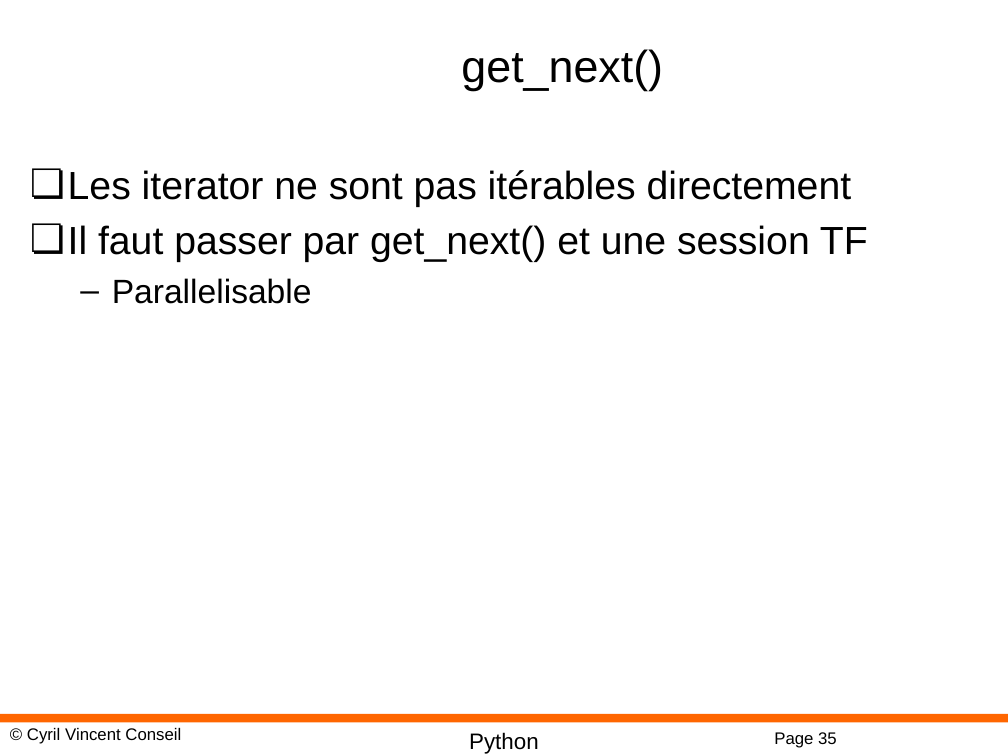
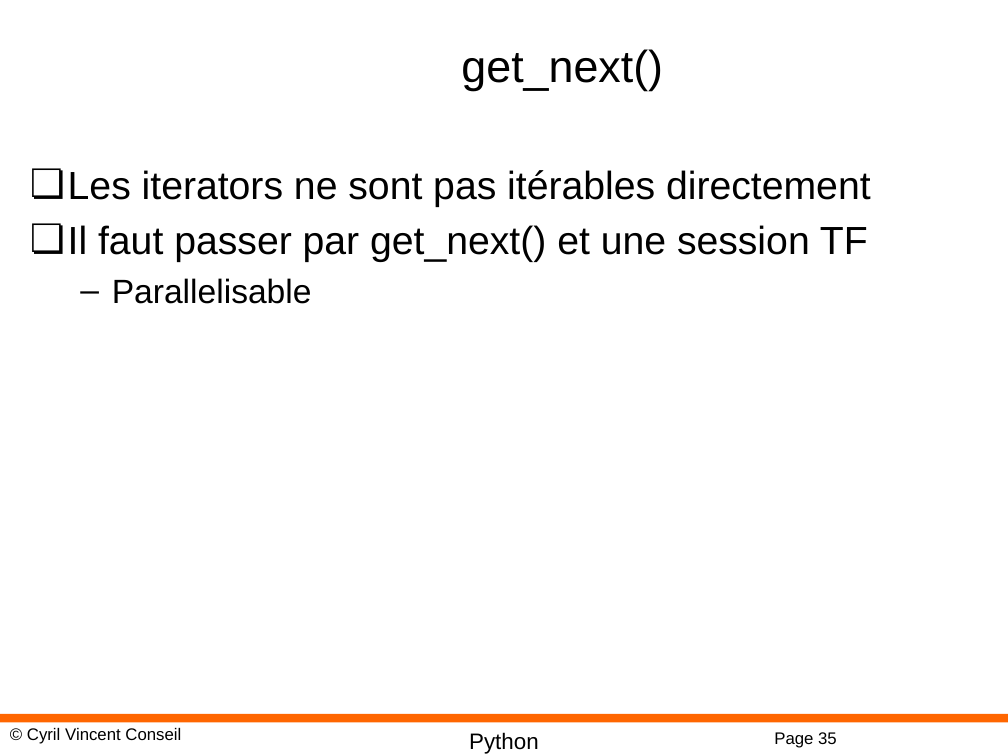
Before and after one commit to cyrilvincent/ML, a slide deck: slide 35 of PPT/DeepLearning08-TensorFlow.pptx. Drawn at 1008x756 pixels with LibreOffice and Linux fonts; fonts in the diff are those of the drawing; background and template pictures are left out. Boxes give left, top, right and bottom in pixels: in the first picture for what was removed or moved away, otherwise in the second. Text is boxed around its words. In the diff, an @@ line names an element or a change of style, - is before the commit and + after.

```diff
--- a/PPT/DeepLearning08-TensorFlow.pptx
+++ b/PPT/DeepLearning08-TensorFlow.pptx
@@ text at [68, 170, 871, 207]: text changed @@
-❏ Les iterator ne sont pas itérables directement
+❏ Les iterators ne sont pas itérables directement
```
Also in this commit, not shown: 12 other files.
